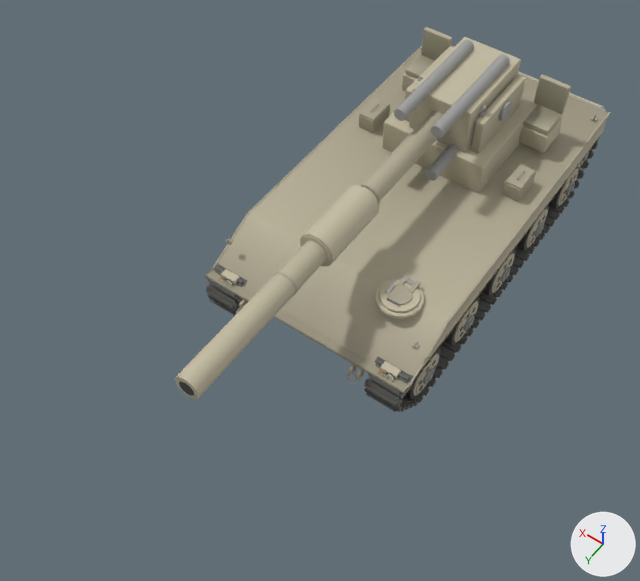
The glTF model assets/models/usa_spg_m110.glb, before and after one commit.
Camera for both pictures: a camera (50 mm lens) standing at (-4.05, 8.14, 10.31) and looking at (0.16, 2.25, 1.05). Arrows for +X, +Y and +Z are at lower right; the lights stay in place. The picture after the commit comes second. Vertices at exactly the same position are counted once.

Objects in the first picture: 'barrel', 'body', 'turret'.
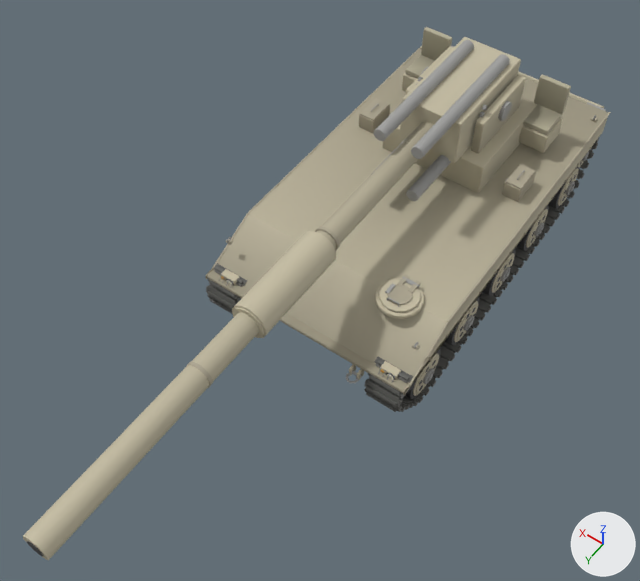
What changed in the scene script:
```text
Change me_barrel:
    used by ob_barrel; location = (0.0, -1.0, 2.25)
    remove me_barrel.from_pydata(...)  # 308 vertices, 568 faces; spans x -0.45..0.45, y -0.7..5.91, z -0.47..0.47
    add me_barrel.from_pydata(...)  # 308 vertices, 568 faces; spans x -0.45..0.45, y -0.7..8.07, z -0.47..0.47
    me_barrel part 1: the loose piece of 28 vertices spanning x -0.24..0.24, y 2.54..3.54, z -0.25..0.25 is scaled about its middle by (1, 1.37, 1), then moved by (0.0, 1.11, 0.0)
    me_barrel part 2: the loose piece of 28 vertices spanning x -0.22..0.22, y 3.52..3.56, z -0.22..0.22 is moved by (0.0, 1.3, 0.0)
    me_barrel part 3: the loose piece of 28 vertices spanning x -0.17..0.17, y 2.42..2.45, z -0.18..0.18 is moved by (0.0, 0.89, 0.0)
    me_barrel part 4: the loose piece of 28 vertices spanning x -0.17..0.17, y 4.15..4.18, z -0.17..0.17 is moved by (0.0, 1.52, 0.0)
    me_barrel part 5: the loose piece of 20 vertices spanning x -0.1..0.1, y 5.9..5.91, z -0.1..0.1 is moved by (0.0, 2.16, 0.0)
    me_barrel part 6: 74 of the vertices in x -0.45..0.45, y 0.69..1.3, z -0.47..0.47 are multiplied about the mesh origin by the matrix ((1.0, 0.0, 0.0), (0.0, 1.366, 0.0), (0.0, 0.0, 1.0))
    me_barrel part 7: 14 of the vertices in x -0.17..0.17, y 5.9, z -0.17..0.17 are multiplied about the mesh origin by the matrix ((1.0, 0.0, 0.0), (0.0, 1.366, 0.0), (0.0, 0.0, 1.0))
    other edits to the shape of me_barrel do not show in these pictures
```

Boxes (x1, y1, x2, y2) around the edits, measured in the pictures (640 x 581 px; the box of a moved part takes in the faces that stretch with it):
'barrel', reshaped (43% wider, 44% taller): before (174, 37, 521, 400); after (23, 37, 521, 560)
part 1 of me_barrel, moved or reshaped: before (300, 185, 379, 266); after (232, 231, 336, 338)
part 2 of me_barrel, moved or reshaped: before (301, 236, 331, 266); after (233, 307, 264, 338)
part 3 of me_barrel, moved or reshaped: before (359, 184, 380, 204); after (315, 227, 340, 251)
part 4 of me_barrel, moved or reshaped: before (272, 272, 297, 296); after (187, 362, 213, 388)
part 5 of me_barrel, moved or reshaped: before (179, 381, 194, 396); after (27, 541, 44, 556)
part 6 of me_barrel, moved or reshaped: before (390, 37, 521, 180); after (371, 37, 521, 201)
part 7 of me_barrel, moved or reshaped: before (174, 111, 444, 400); after (23, 121, 433, 560)
